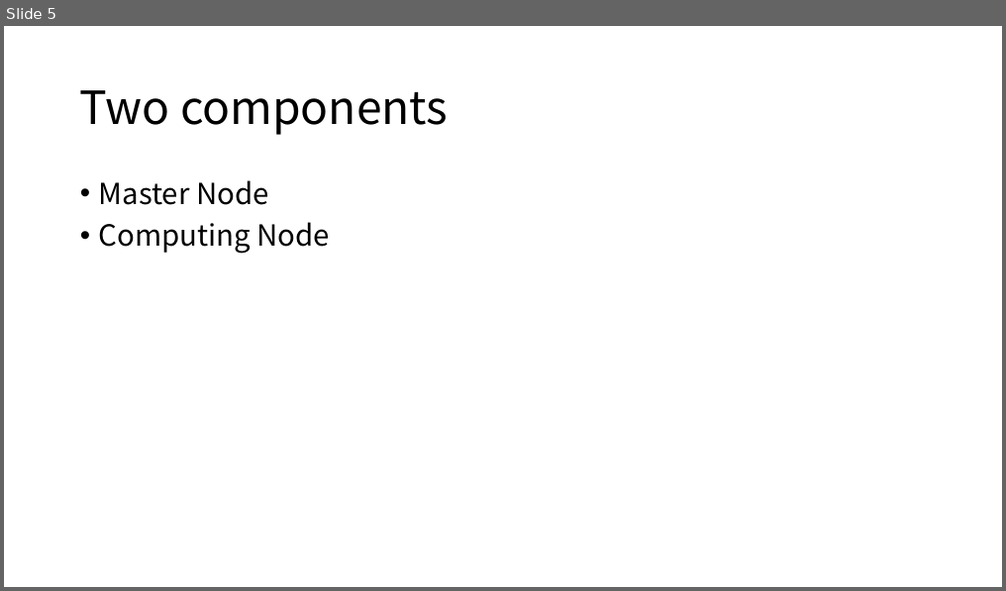
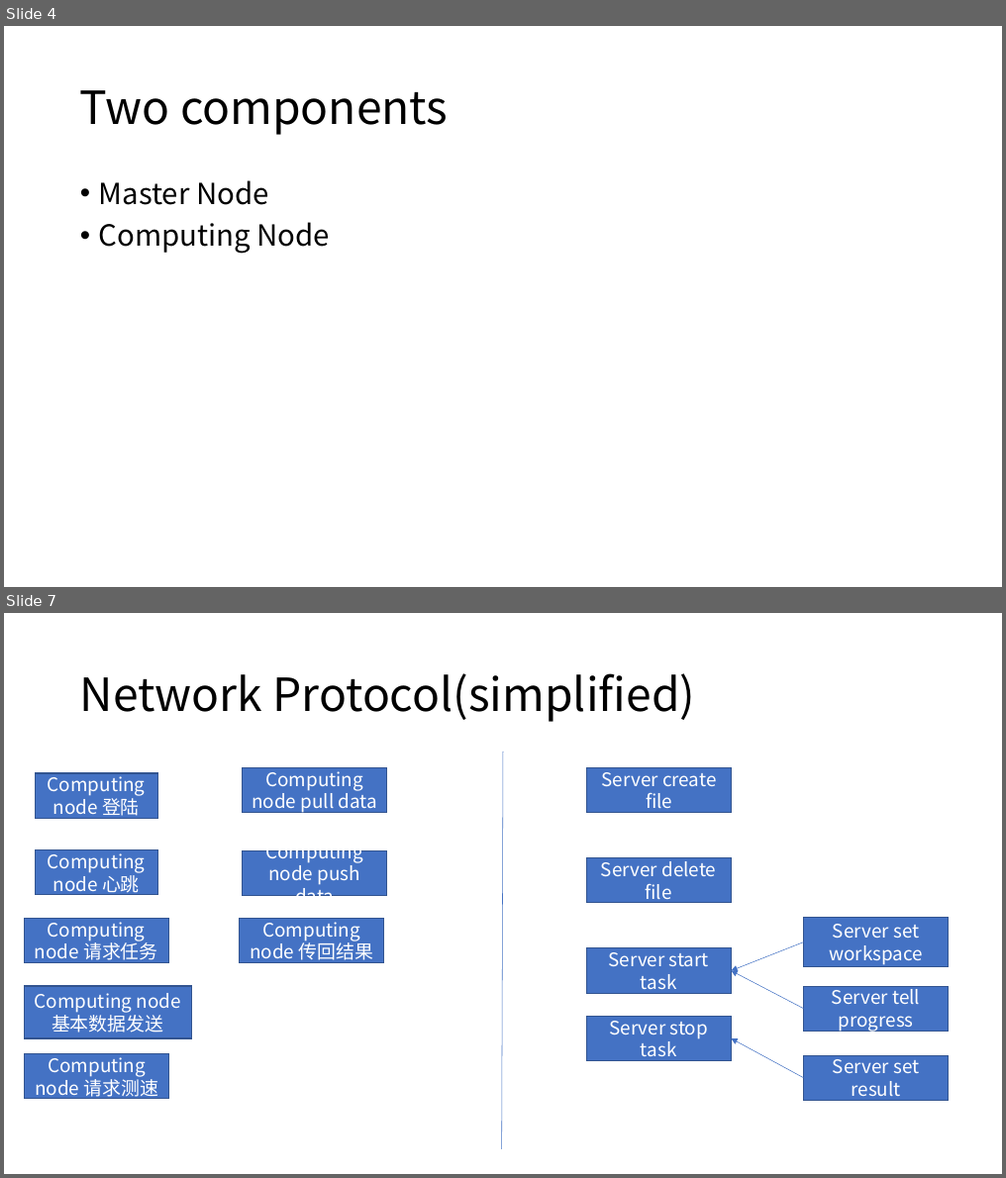
Before and after one commit to jstzwj/Mocores, a slide deck: design/first week plan.pptx. Shown one above the other, each under a label of ours: slide 5 before the commit, slides 4 and 7 after it; the slides between them are not shown. The pictures are 1006x591 and 1006x1178 pixels, drawn with LibreOffice and Linux fonts; fonts in the diff are those of the drawing. Boxes give left, top, right and bottom in pixels: in the first picture for what was removed or moved away, otherwise in the second. Text is boxed around its words. In the diff, an @@ line names an element or a change of style, - is before the commit and + after.

Commit message:
Update ppt

```diff
--- a/design/first week plan.pptx
+++ b/design/first week plan.pptx
@@ slide 7 added at [4,613,1002,1174], background #FFFFFF @@
@@ title added at [80,673,695,722], 44 pt, text #000000 @@
+Network Protocol(simplified)
@@ line added from (503, 752) to (502, 1150), #4472C4 0.5 pt @@
@@ rectangle added at [36,773,158,818], fill #4472C4, outline #325491 1 pt, 18 pt, text #FFFFFF @@
+Computing node 登陆
@@ rectangle added at [242,768,387,813], fill #4472C4, outline #325491 1 pt, 18 pt, text #FFFFFF @@
+Computing node pull data
@@ rectangle added at [586,768,732,813], fill #4472C4, outline #325491 1 pt, 18 pt, text #FFFFFF @@
+Server create file
@@ rectangle added at [36,851,158,895], fill #4472C4, outline #325491 1 pt, 18 pt, text #FFFFFF @@
+Computing node 心跳
@@ rectangle added at [242,851,387,896], fill #4472C4, outline #325491 1 pt, 18 pt, text #FFFFFF @@
+Computing node push data
@@ rectangle added at [586,859,732,903], fill #4472C4, outline #325491 1 pt, 18 pt, text #FFFFFF @@
+Server delete file
@@ rectangle added at [24,919,169,963], fill #4472C4, outline #325491 1 pt, 18 pt, text #FFFFFF @@
+Computing node 请求任务
@@ rectangle added at [239,919,384,963], fill #4472C4, outline #325491 1 pt, 18 pt, text #FFFFFF @@
+Computing node 传回结果
@@ rectangle added at [804,918,948,967], fill #4472C4, outline #325491 1 pt, 18 pt, text #FFFFFF @@
+Server set workspace
@@ rectangle added at [586,949,732,993], fill #4472C4, outline #325491 1 pt, 18 pt, text #FFFFFF @@
+Server start task
@@ arrow added from (804, 943) to (731, 970), #4472C4 0.5 pt @@
@@ rectangle added at [24,986,192,1039], fill #4472C4, outline #325491 1 pt, 18 pt, text #FFFFFF @@
+Computing node基本数据发送
@@ arrow added from (804, 1009) to (731, 970), #4472C4 0.5 pt @@
@@ rectangle added at [804,986,948,1032], fill #4472C4, outline #325491 1 pt, 18 pt, text #FFFFFF @@
+Server tell progress
@@ rectangle added at [586,1017,732,1061], fill #4472C4, outline #325491 1 pt, 18 pt, text #FFFFFF @@
+Server stop task
@@ rectangle added at [24,1055,169,1100], fill #4472C4, outline #325491 1 pt, 18 pt, text #FFFFFF @@
+Computing node 请求测速
@@ arrow added from (804, 1078) to (731, 1039), #4472C4 0.5 pt @@
@@ rectangle added at [804,1056,948,1100], fill #4472C4, outline #325491 1 pt, 18 pt, text #FFFFFF @@
+Server set result
@@ what was slide 5 is now slide 4 @@
```
Also in this commit, not shown: 2 other slides added, 2 slides removed, 6 other files.
